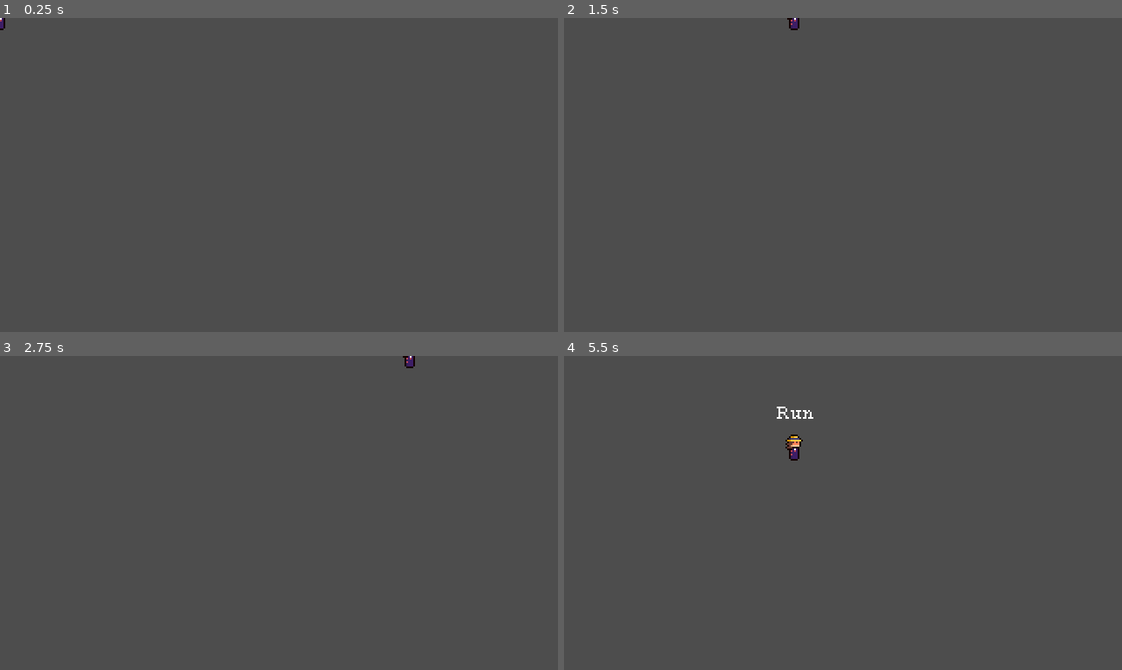
Above: before the commit, frames 1-4 (two rows, left to right).
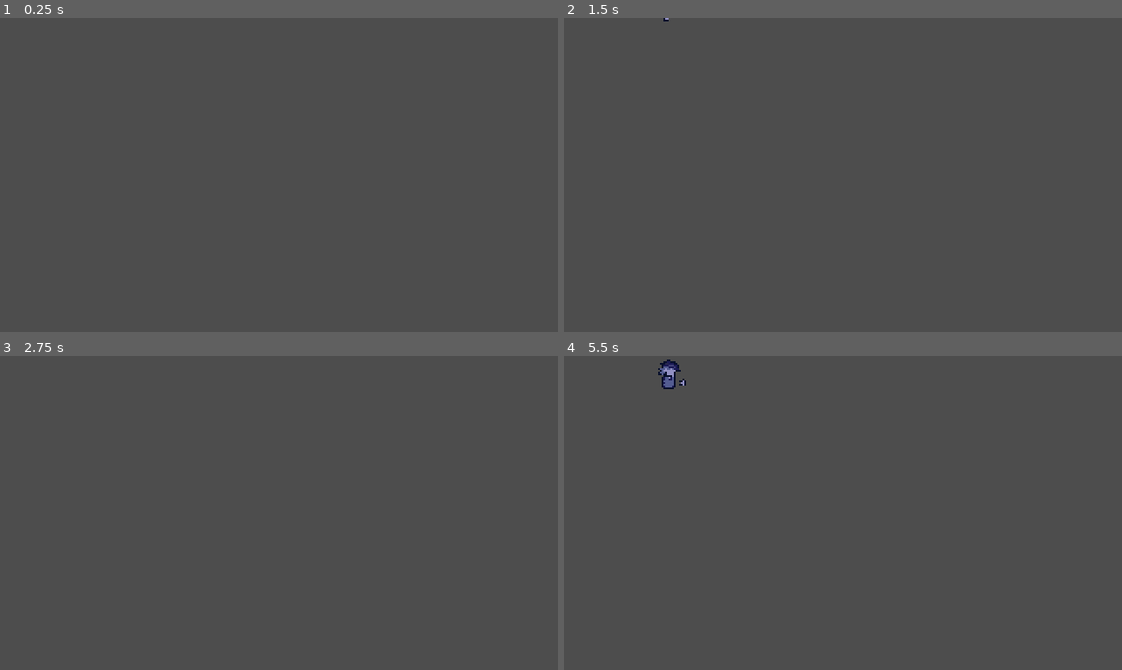
Above: after the commit, the same moments.

Repository: PoorCoconut/Blind-Harvest
Game: Godot game, scene res://actors/player/player.tscn
Two runs of this game, one before a commit and one after it. Both use one fixed random seed, a clock stepped at 60 frames per second and the inputs below. This scene is started directly instead of the project's main scene.
Inputs (mouse positions are in pixels of both pictures, inside the frame that each line leads up to):
- Up to frame 1 (0.25 s): no input
- Up to frame 2 (1.5 s): tap Enter at 0.5 s; move the mouse to (965, 159) at 0.52 s; hold D (move_right) 0.53-1.25 s; click (965, 159) at 0.67 s; drag from (731, 190) to (815, 237) at 1.27 s
- Up to frame 3 (2.75 s): tap Space at 2 s; move the mouse to (334, 443) at 2.02 s; hold D (move_right) from 2.03 s (still down); click (334, 443) at 2.17 s
- Up to frame 4 (5.5 s): release D (move_right) at 2.75 s; drag from (815, 575) to (675, 465) at 2.77 s; tap Enter at 3.5, 5 s; move the mouse to (1010, 560) at 3.52 s; hold A (move_left) 3.53-4.25 s; click (1010, 560) at 3.67 s; tap Space at 4.25 s; drag from (675, 465) to (759, 434) at 4.27 s; move the mouse to (870, 513) at 5.02 s; hold S (move_down) from 5.03 s (still down); click (870, 513) at 5.17 s

The runs differ from the first frame. In frame 1, less than 0.1% of the frame differs, in the area x 0-1%, y 0-4%; in frame 2, less than 0.1%; in frame 3, less than 0.1%; in frame 4, 0.5%, in the area x 16-45%, y 1-34%.

Commit message:
player visuals and movement values updated

Diff:
--- a/actors/player/PlayerFSM/state_idle.gd
+++ b/actors/player/PlayerFSM/state_idle.gd
@@ -4,7 +4,11 @@
 func enterState():
 	pass
 
-func updateState(_delta : float):
+func updateState(delta : float):
+	PLAYER.velocity = PLAYER.velocity.move_toward(Vector2.ZERO, PLAYER.FRICTION * delta)
+
 	if(Input.get_vector("move_left", "move_right", "move_up", "move_down")):
 		#Transition to Run State
 		transition.emit(self, "Run")
+
+	PLAYER.move_and_slide()
--- a/actors/player/PlayerFSM/state_run.gd
+++ b/actors/player/PlayerFSM/state_run.gd
@@ -17,5 +17,5 @@
 
 	PLAYER.move_and_slide()
 
-	if direction == Vector2.ZERO and PLAYER.velocity.length() < 5.0:
+	if direction == Vector2.ZERO and PLAYER.velocity.length() < 1.0:
 		transition.emit(self, "Idle")
--- a/actors/player/player.gd
+++ b/actors/player/player.gd
@@ -2,11 +2,51 @@
 class_name Player
 
 @export_category("PLAYER MOVEMENT")
-@export var MAX_SPEED : float = 100
-@export var ACCELERATION : float = 300
-@export var FRICTION : float = 400
+@export var MAX_SPEED : float = 40
+@export var ACCELERATION : float = 100
+@export var FRICTION : float = 80
 
 var CUR_DIR : Vector2
 
-func _physics_process(delta: float) -> void:
+#Head look
+var max_look_angle_degrees: float = 20.0:
+	set(value):
+		max_look_angle_degrees = value
+		_max_look_rad = deg_to_rad(value)
+
+@onready var visuals: Node2D = $Visuals
+@onready var head_pivot: Node2D = $Visuals/HeadPivot
+var _max_look_rad: float
+
+#Player Hand
+var min_hand_distance: float = 5.0
+var max_hand_distance: float = 10.0
+var max_mouse_reference: float = 100.0
+@onready var hand_pivot: Node2D = $HandPivot
+@onready var hand: Sprite2D = $HandPivot/Hand
+
+func _ready() -> void:
+	_max_look_rad = deg_to_rad(max_look_angle_degrees)
+
+func _process(_delta: float) -> void:
+	#Head code
+	var diff: Vector2 = get_global_mouse_position() - head_pivot.global_position
+	var facing_right: bool = diff.x >= 0.0
+	visuals.scale.x = 1.0 if facing_right else -1.0
+	if not facing_right:
+		diff.x = -diff.x
+	head_pivot.rotation = clampf(diff.angle(), -_max_look_rad, _max_look_rad)
+
+	#Hand code
+	update_floating_hand()
+
+func _physics_process(_delta: float) -> void:
 	move_and_slide()
+
+func update_floating_hand() -> void:
+	var diff: Vector2 = get_global_mouse_position() - hand_pivot.global_position
+	hand_pivot.rotation = diff.angle()
+	var distance_to_mouse: float = diff.length()
+	var distance_ratio: float = clampf(distance_to_mouse / max_mouse_reference, 0.0, 1.0)
+	var calculated_distance: float = lerpf(min_hand_distance, max_hand_distance, distance_ratio)
+	hand.position = Vector2(calculated_distance, 0.0)
--- a/actors/player/player.tscn
+++ b/actors/player/player.tscn
@@ -14,27 +14,47 @@
 atlas = ExtResource("2_ax26v")
 region = Rect2(0, 0, 12, 16)
 
-[sub_resource type="CircleShape2D" id="CircleShape2D_xboos"]
-radius = 4.1231055
+[sub_resource type="AtlasTexture" id="AtlasTexture_6p1w3"]
+atlas = ExtResource("2_ax26v")
+region = Rect2(0, 16, 4, 4)
+
+[sub_resource type="CapsuleShape2D" id="CapsuleShape2D_6p1w3"]
+radius = 3.0
+height = 8.0
 
 [node name="Player" type="CharacterBody2D" unique_id=240714517 groups=["player"]]
 script = ExtResource("1_ilk7j")
 
-[node name="SprtieBody" type="Sprite2D" parent="." unique_id=616515613]
+[node name="Visuals" type="Node2D" parent="." unique_id=203098467]
+
+[node name="Body" type="Sprite2D" parent="Visuals" unique_id=616515613]
+position = Vector2(0, -8)
 texture = SubResource("AtlasTexture_mti6b")
 
-[node name="SpriteHead" type="Sprite2D" parent="." unique_id=1965004166]
+[node name="HeadPivot" type="Node2D" parent="Visuals" unique_id=750475493]
+position = Vector2(0, -9)
+
+[node name="Head" type="Sprite2D" parent="Visuals/HeadPivot" unique_id=1965004166]
+position = Vector2(0, 1)
 texture = SubResource("AtlasTexture_4kxuq")
 
+[node name="HandPivot" type="Node2D" parent="." unique_id=507084467]
+position = Vector2(0, -9)
+
+[node name="Hand" type="Sprite2D" parent="HandPivot" unique_id=509635315]
+texture = SubResource("AtlasTexture_6p1w3")
+
 [node name="Collision" type="CollisionShape2D" parent="." unique_id=438437244]
-shape = SubResource("CircleShape2D_xboos")
+position = Vector2(0, -4)
+shape = SubResource("CapsuleShape2D_6p1w3")
 
 [node name="DebugStateLabel" type="Label" parent="." unique_id=1664998739]
 unique_name_in_owner = true
 offset_left = -24.0
-offset_top = -33.0
+offset_top = -32.0
 offset_right = 26.0
-offset_bottom = -10.0
+offset_bottom = -17.0
+text = "test"
 horizontal_alignment = 1
 vertical_alignment = 1
 
--- /dev/null
+++ b/vfx/shaders/outline.gdshader
@@ -0,0 +1,69 @@
+shader_type canvas_item;
+render_mode unshaded;
+
+uniform float thickness : hint_range(0.0, 100.0);
+uniform int ring_count : hint_range(1,128) = 16;
+uniform float ring_offset : hint_range(0.0, 1.0, 0.01);
+uniform vec4 outline_color : source_color;
+uniform bool border_clipping_fix = true;
+uniform float aspect_ratio : hint_range(0.1, 10.0, 0.01) = 1.0;
+uniform bool square_border = false;
+uniform vec2 offset;
+uniform bool max_or_add = false;
+
+void vertex(){
+	if (border_clipping_fix){
+		vec2 o = (UV * 2.0 - 1.0);
+		VERTEX += o * thickness - offset;
+		VERTEX.x *= 1.0 + (aspect_ratio-1.0) * (thickness * TEXTURE_PIXEL_SIZE.x) * 2.0;
+	}
+}
+
+vec2 square(float i){ // samples a square pattern
+	i *= 2.0;
+	return (vec2(
+		clamp(abs(mod(i,2.0)-1.0),0.25,0.75),
+		clamp(abs(mod(i+0.5,2.0)-1.0),0.25,0.75)
+		)-0.5)*4.0;
+}
+
+vec4 tex(sampler2D sampler, vec2 uv){
+	vec4 clr;
+	if (uv.x > 0.0 && uv.y > 0.0 && uv.x < 1.0 && uv.y < 1.0){ // bleeding texture sampling fix
+		clr = texture(sampler, uv);
+	}else{clr = vec4(0.0);}
+	return clr;
+}
+
+void fragment(){
+	vec2 o = offset / vec2(textureSize(TEXTURE, 0));
+	vec2 uv = UV;
+	uv -= vec2(0.5);
+	if (border_clipping_fix){
+		uv.x *= 1.0 + (aspect_ratio-1.0) * thickness * TEXTURE_PIXEL_SIZE.x * 2.0;
+		uv *= (1.0 + (thickness * TEXTURE_PIXEL_SIZE * 2.0));
+		uv -= o;
+		}
+	uv += vec2(0.5);
+	vec2 size = vec2(thickness) / vec2(textureSize(TEXTURE, 0));
+
+	vec4 sprite_color = tex(TEXTURE, uv);
+
+	float alpha = sprite_color.a;
+	if (square_border){
+		for(int i=0;i<ring_count;++i){
+			float r = float(i) / float(ring_count) + ring_offset;
+			alpha = max(alpha,texture(TEXTURE, uv + o + size * square(r) * vec2(aspect_ratio,1.0)).a * outline_color.a);}// texture sampling fix is disabled because both with and without give the same result
+	}else{
+		for(int i=0;i<ring_count;++i){
+			float r = float(i) * 3.14159 / float(ring_count) * 2.0 + ring_offset;
+			if (max_or_add){
+				alpha = alpha+tex(TEXTURE, uv + o +  vec2(size.x * sin(r) * aspect_ratio, size.y * cos(r))).a * outline_color.a;
+			}else{
+				alpha = max(alpha,tex(TEXTURE, uv + o +  vec2(size.x * sin(r) * aspect_ratio, size.y * cos(r))).a * outline_color.a);
+			}
+		}
+	}
+    vec3 final_color = mix(outline_color.rgb, sprite_color.rgb, sprite_color.a);
+    COLOR = vec4(final_color, clamp(alpha, 0.0, 1.0));
+}
Binary file changed: actors/player/player.png
Not shown, added: vfx/shaders/outline.gdshader.uid
